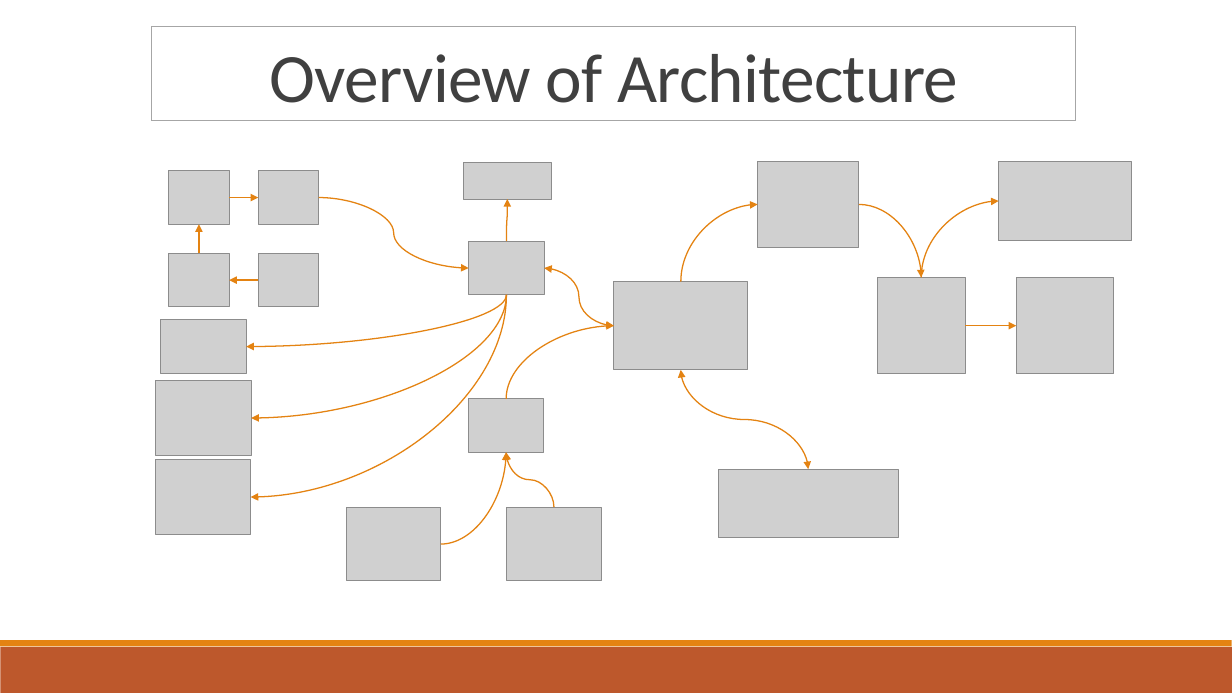
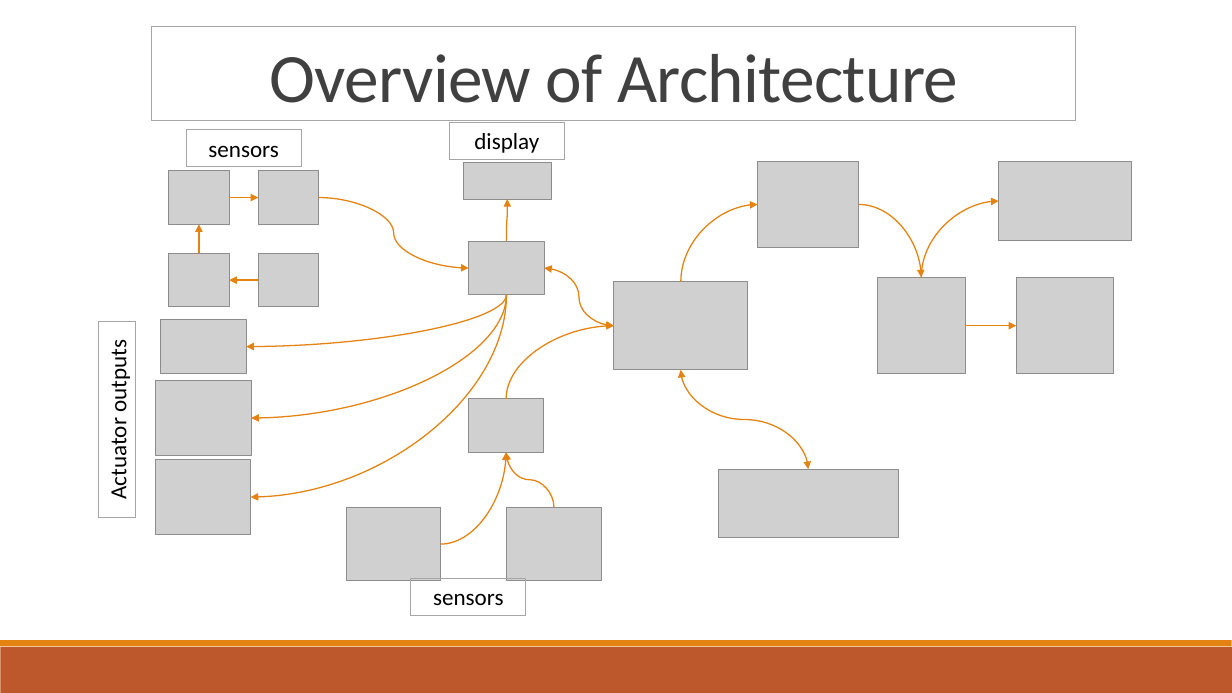
Before and after one commit to SCLIFFORD78/heating_control, a slide deck: slide 1 of Presentation.pptx. Drawn at 1232x693 pixels with LibreOffice and Linux fonts; fonts in the diff are those of the drawing; grey boxes stand for pictures. Boxes give left, top, right and bottom in pixels: in the first picture for what was removed or moved away, otherwise in the second. Text is boxed around its words. In the diff, an @@ line names an element or a change of style, - is before the commit and + after.

```diff
--- a/Presentation.pptx
+++ b/Presentation.pptx
@@ rectangle added at [186,129,301,166], outline #A6A6A6 0.75 pt, 18 pt, text #000000 @@
+sensors
@@ rectangle added at [449,122,565,159], outline #A6A6A6 0.75 pt, 18 pt, text #000000 @@
+display
@@ rectangle added at [99,322,136,518], outline #A6A6A6 0.75 pt, 18 pt, text #000000 @@
+Actuator outputs
@@ rectangle added at [411,579,527,616], outline #A6A6A6 0.75 pt, 18 pt, text #000000 @@
+sensors
```
Also in this commit, not shown: 2 slides added, 1 slide removed, 13 other files.
